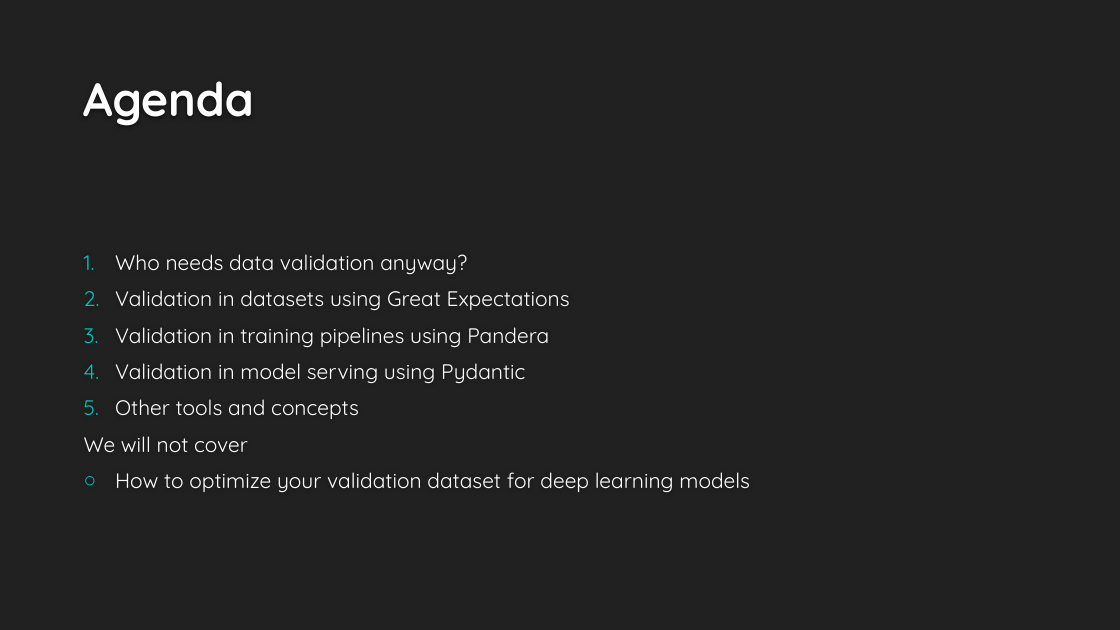
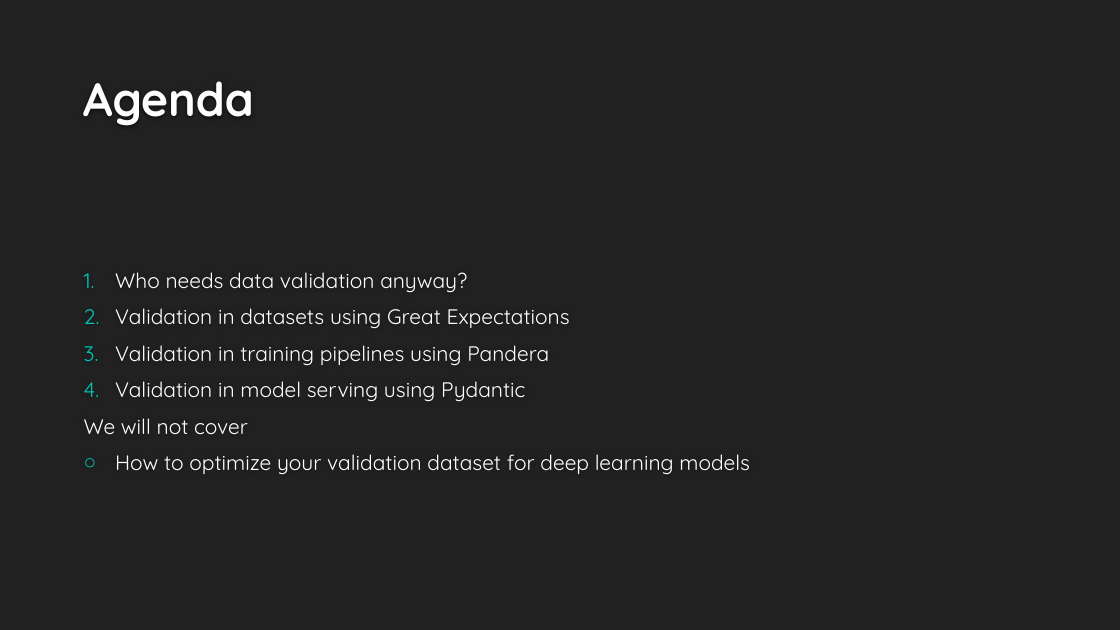
Before and after one commit to NatanMish/data_validation, a slide deck: slide 5 of Data Validation for Data Science.pptx. Drawn at 1120x630 pixels with LibreOffice and Linux fonts; fonts in the diff are those of the drawing; background and template pictures are left out. Boxes give left, top, right and bottom in pixels: in the first picture for what was removed or moved away, otherwise in the second. Text is boxed around its words. In the diff, an @@ line names an element or a change of style, - is before the commit and + after.

```diff
--- a/Data Validation for Data Science.pptx
+++ b/Data Validation for Data Science.pptx
@@ text at (x1=115, y1=399, x2=359, y2=419): paragraph removed @@
-5. Other tools and concepts
```
Also in this commit, not shown: 3 other slides changed, 3 other files.
